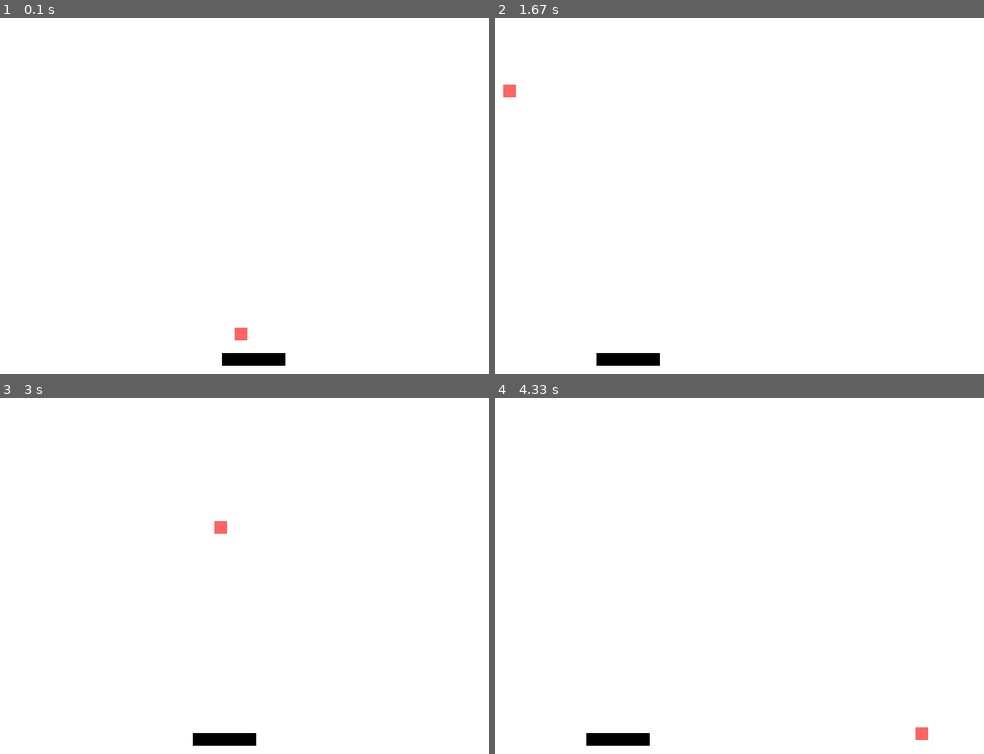
Above: before the commit, frames 1-4 (two rows, left to right).
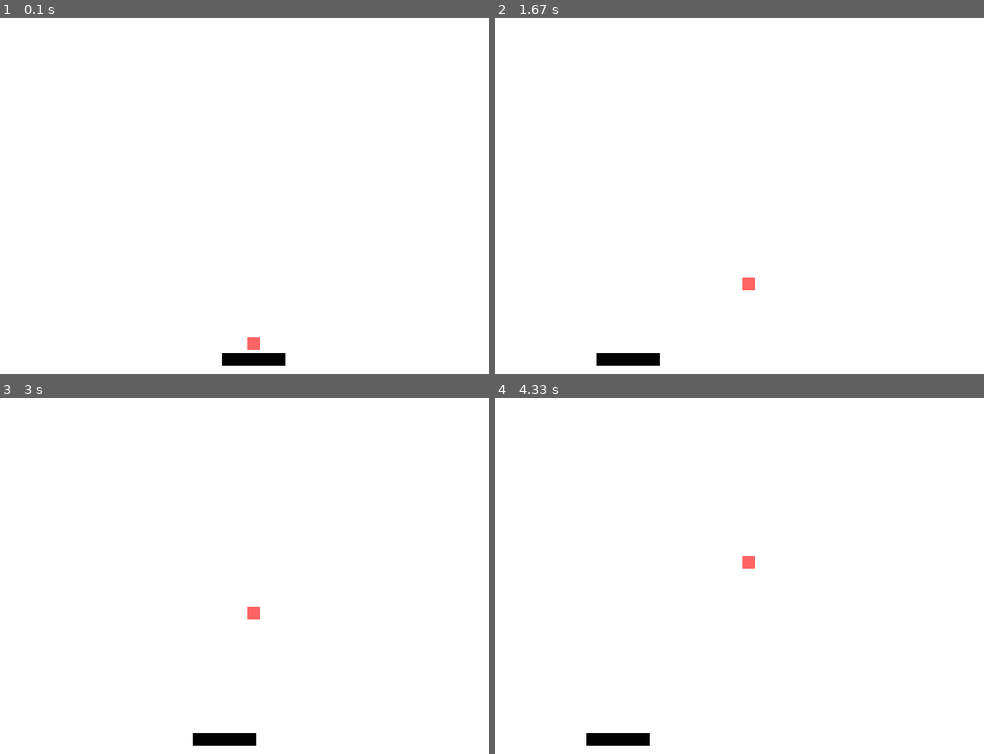
Above: after the commit, the same moments.

Repository: JohnAndPython/Pygame_Breakout
Game: pygame game, started from main.py
The game is run twice, just before and just after one commit, with the same random seed, the same clock (stepped at 60 frames per second) and the same inputs.
Inputs:
- Up to frame 1 (0.1 s): no input
- Up to frame 2 (1.67 s): hold Left 0.33-0.87 s; hold Left 0.9-1.3 s; hold Right from 1.33 s (still down)
- Up to frame 3 (3 s): release Right at 1.97 s; hold Left 2-2.47 s; hold Right 2.5-2.97 s
- Up to frame 4 (4.33 s): hold Right 3-3.47 s; hold Left 3.5-4.03 s; hold Left from 4.07 s (still down)

The runs differ from the first frame. In frame 1, 0.2% of the frame differs, in the area x 47-54%, y 86-94%; in frame 2, 0.2%; in frame 3, 0.2%; in frame 4, 0.2%.

Commit message:
added random_angle function

Diff:
--- a/main.py
+++ b/main.py
@@ -1,12 +1,25 @@
 import pygame
 import time
 import sys
+from math import sin, cos, radians
+import random
 
 from cls_block import Block
 from cls_paddle import Paddle
 from cls_ball import Ball
 
 pygame.init()
+
+
+def random_angle_between(min_degree, max_degree, x_value, y_value) -> tuple:
+    angle = radians(random.randint(min_degree, max_degree))
+
+    x_value *= cos(angle)
+    y_value *= sin(angle)
+
+    return (x_value, y_value)
+
+
 
 SCREEN_WIDTH = 800
 SCREEN_HEIGHT = 600
@@ -22,13 +35,23 @@
 paddle.rect.bottom = SCREEN_HEIGHT - 2 * paddle.rect.height
 paddle.speed = 500
 
+vector = pygame.Vector2()
+
+
 ball = Ball()
 ball.rect.centerx = paddle.rect.centerx
 ball.rect.bottom = paddle.rect.top
-ball.speed = 300
+ball.speed_x = 100
+ball.speed_y = 100
 ball.direction_x = -1
 ball.direction_y = -1
 
+ball_angle = radians(random.randint(30, 60))
+
+ball.speed_x *= cos(ball_angle)
+ball.speed_y *= sin(ball_angle)
+
+print(ball.speed_x, ball.speed_y)
 
 
 while True:
@@ -54,7 +77,7 @@
             elif event.key == pygame.K_RIGHT:
                 paddle.move_right = False
 
-
+    # Game Logic
     if paddle.move_right:
         paddle.rect.move_ip(paddle.speed * dt, 0)
         if paddle.rect.right >= SCREEN_WIDTH:
@@ -64,15 +87,29 @@
         if paddle.rect.left <= 0:
             paddle.rect.left = 0
 
-    ball.rect.move_ip(ball.speed * ball.direction_x * dt, ball.speed * ball.direction_y * dt)
+    ball.rect.move_ip(ball.speed_x * ball.direction_x * dt, ball.speed_y * ball.direction_y * dt)
 
     if ball.rect.right >= SCREEN_WIDTH or ball.rect.left <= 0:
         ball.direction_x *= -1
+
+        ball_angle = radians(random.randint(30, 60))
+
+        ball.speed_x = abs(ball.speed_x) * cos(ball_angle) * (1 if ball.direction_x > 0 else -1)
+        ball.speed_y = abs(ball.speed_y) * sin(ball_angle) * (1 if ball.direction_y > 0 else -1)
+
+        print(ball.speed_x, ball.speed_y, ball_angle)
     if ball.rect.top <= 0 or ball.rect.bottom >= SCREEN_HEIGHT:
         ball.direction_y *= -1
 
+        ball_angle = radians(random.randint(30, 60))
+
+        ball.speed_x = abs(ball.speed_x) * cos(ball_angle) * (1 if ball.direction_x > 0 else -1)
+        ball.speed_y = abs(ball.speed_y) * sin(ball_angle) * (1 if ball.direction_y > 0 else -1)
+
+        print(ball.speed_x, ball.speed_y, ball_angle)
 
 
+    # Draw objects on screen
     screen.fill((255,255,255))
     paddle.draw(screen)
     ball.draw(screen)
